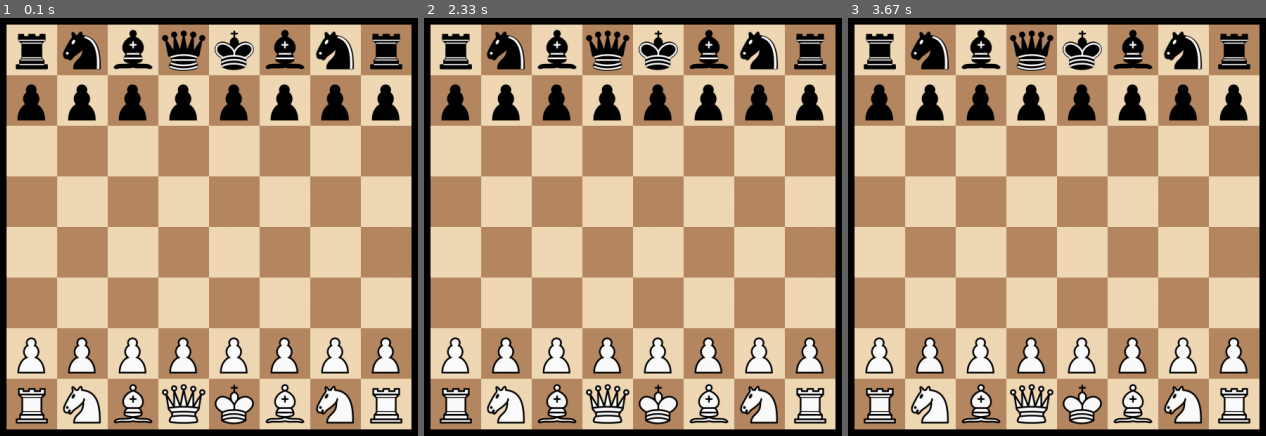
Above: before the commit, frames 1-3 (left to right).
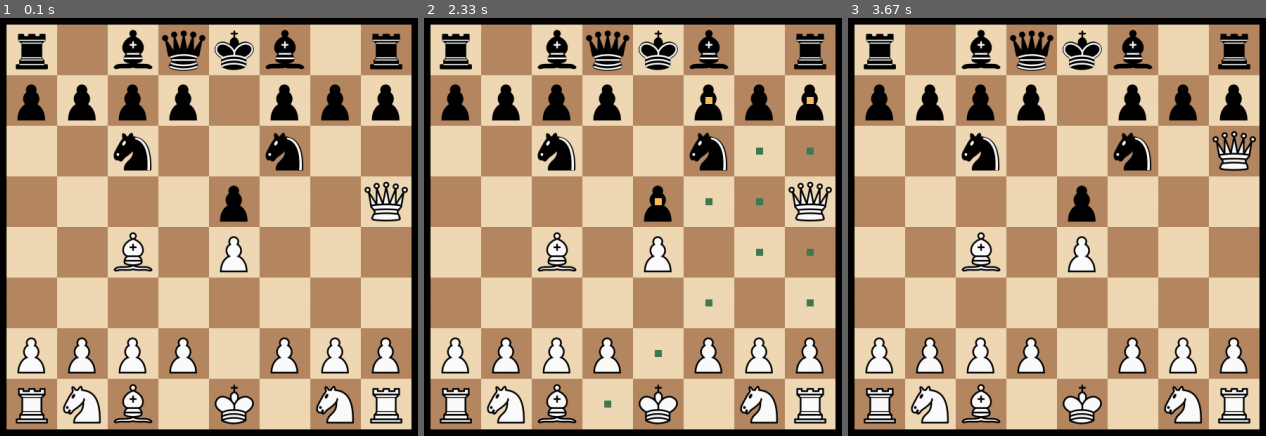
Above: after the commit, the same moments.

Repository: Times0/ChessGame
Game: pygame game, started from main.py
The game is run twice, just before and just after one commit, with the same random seed, the same clock (stepped at 60 frames per second) and the same inputs.
Inputs (mouse positions are in pixels of both pictures, inside the frame that each line leads up to):
- Up to frame 1 (0.1 s): no input
- Up to frame 2 (2.33 s): press the mouse at (737, 272) at 0.87 s; move the mouse to (566, 155) at 0.97 s; release the mouse at (outside the picture) at 1.1 s; click (816, 189) at 2.22 s
- Up to frame 3 (3.67 s): click (1245, 139) at 2.55 s

The runs differ from the first frame. In frame 1, 6.1% of the frame differs, in the area x 15-98%, y 3-98%; in frame 2, 6.5%; in frame 3, 6.1%.

Commit message:
Fusion de pieces.py et Logic.py, pour résoudre les problèmes d'import Echec et mat c'est bon wola Echec aussi Il reste à modifier les cases attaquées des pièces autre que le pion

Diff:
--- a/Board.py
+++ b/Board.py
@@ -1,6 +1,5 @@
 from constants import *
 import pygame
-from pieces import *
 
 
 class Board:
@@ -52,7 +51,7 @@
     def pos_from_coord(self, i, j):
         return self.x + j * self.case_size, self.y + i * self.case_size
 
-    def piece_at_coord(self, i, j) -> Piece or None:
+    def piece_at_coord(self, i, j):
         return self.board_to_output[i][j]
 
     def isNotempty(self, i, j):
--- a/Logic.py
+++ b/Logic.py
@@ -1,6 +1,10 @@
 # toute la partie back, juste la logique
-from pieces import *
+import itertools
+
 import numpy as np
+from fonctions import *
+from constants import *
+from itertools import product
 
 
 class Logic:
@@ -11,6 +15,8 @@
         self.turn = "white"
         # variables pour les privilèges de roquer
         self.q, self.Q, self.k, self.K = 1, 1, 1, 1
+        # ["game_on","blackismated", "whiteismated", "draw"]
+        self.state = "game_on"
 
     def load_fen(self, fen):
         new_board = [[None for _ in range(8)] for _ in range(8)]
@@ -38,16 +44,13 @@
         i, j = 0, 0
         while i < 8:
             while j < 8:
-                print(i, j)
-                print(returnfen)
                 # si on a un espace
                 if not self.piece_at(i, j):
                     c = 0
-                    while j < 8 and self.piece_at(i, j) is None :
+                    while j < 8 and self.piece_at(i, j) is None:
                         c += 1
                         j += 1
                     returnfen += str(c)
-
                 else:
                     returnfen += self.piece_at(i, j).abreviation
                     j += 1
@@ -55,6 +58,7 @@
             i += 1
             j = 0
         # propriétés de l'échequier :
+        return returnfen
 
     def piece_at(self, i, j):
         return self.board[i][j]
@@ -68,6 +72,15 @@
                     L.extend(piece.attacking_squares(self))
         return list(set(L))
 
+    def legal_moves(self, color):
+        returnlist = []
+        for i in range(8):
+            for j in range(8):
+                piece = self.piece_at(i, j)
+                if piece and piece.color == color:
+                    returnlist.append(piece.legal_moves(self))
+        return returnlist
+
     def king_coord(self, color):
         king_i, king_j = 0, 0
         for i in range(8):
@@ -78,9 +91,18 @@
 
     def isKingincheck(self, color):
         i, j = self.king_coord(color)
-        print(i, j)
-        print(self.cases_attacked_by(("white" if color == "black" else "black")))
         return (i, j) in self.cases_attacked_by(("white" if color == "black" else "black"))
+
+    def king(self, color):
+        i, j = self.king_coord(color)
+        return self.board[i][j]
+
+    def game_state(self):
+        """ possible states : ["blackismated","whiteismated","draw"]"""
+        for color in ["white", "black"]:
+            l = list(itertools.chain(*self.legal_moves(color)))
+            if self.isKingincheck(color) and l == []:
+                self.state = color + "ismated"
 
     def move(self, i: int, j: int, dest_i, dest_j) -> None:
         """
@@ -114,3 +136,198 @@
                     returnboard[i][j] = self.board[i][j].abreviation
 
         return str(np.matrix(returnboard))
+
+
+class Piece:
+    def __init__(self, color, i, j):
+        self.never_moved = True
+        self.color = color
+        self.i = i
+        self.j = j
+        self.abreviation = None
+
+    def set_abreviation(self, name):
+        inv_map = {v: k for k, v in dico.items()}
+        abreviation = inv_map[name]
+        if self.color == "white":
+            abreviation = abreviation.upper()
+        self.abreviation = abreviation
+
+    def almost_legal_moves(self, board):
+        """Cette fonction est overriden pour chacune des pièces, elle renvoie les moves possible pour une pièce
+        en prenant en compte les autres pièces de l'échequier mais sans prendre en compte les échecs au roi"""
+        pass
+
+    def legal_moves(self, board):
+        """Retourne tous les moves légaux dans une position pour une piece"""
+        returnlist = []
+        if self.color != board.turn:
+            return []
+        for move in self.almost_legal_moves(board):
+            virtual = Logic(board.get_fen())
+            virtual.move(self.i, self.j, *move)
+            if not virtual.isKingincheck(self.color):
+                returnlist.append(move)
+
+        return returnlist
+
+    def attacking_squares(self, board):
+        return self.almost_legal_moves(board)
+
+    def moved(self, dest_i, dest_j):
+        self.i, self.j = dest_i, dest_j
+        self.never_moved = False
+
+
+class Pawn(Piece):
+    def __init__(self, color, i, j):
+        super().__init__(color, i, j)
+        self.set_abreviation(self.__class__)
+
+        self.image = globals()[f"{self.abreviation}_image"]
+        self.direction = -1 if self.color == 'white' else +1
+
+    def almost_legal_moves(self, board):
+        piece_at = board.piece_at
+        i, j = self.i, self.j
+        dir = self.direction
+        returnlist = []
+
+        # move devant
+        i1 = i + dir  # case devant le pion (relativement)
+        if isInbounds(i1, j) and not piece_at(i1, j):
+            returnlist.append((i1, j))
+            if self.never_moved:
+                i2 = i1 + dir  # deux cases devant le pion
+                if not piece_at(i2, j):
+                    returnlist.append((i2, j))
+
+        # captures
+        for j in [j - 1, j + 1]:
+            if isInbounds(i1, j) and piece_at(i1, j) and piece_at(i1, j).color != self.color:
+                returnlist.append((i1, j))
+        return returnlist
+
+    def attacking_squares(self, board):
+        piece_at = board.piece_at
+        i, j = self.i, self.j
+        dir = self.direction
+        i1 = i + dir
+        returnlist = []
+        # attacked squares
+        for j in [j - 1, j + 1]:
+            if isInbounds(i1, j) and (not piece_at(i1, j) or piece_at(i1, j).color != self.color):
+                returnlist.append((i1, j))
+        return returnlist
+
+
+class Bishop(Piece):
+    def __init__(self, color, i, j):
+        super().__init__(color, i, j)
+        self.set_abreviation(self.__class__)
+        self.image = globals()[f"{self.abreviation}_image"]
+
+    def almost_legal_moves(self, board):
+        piece_at = board.piece_at
+        returnlist = []
+        i, j = self.i, self.j
+        for a, b in [[1, 1], [-1, 1], [1, -1],
+                     [-1, -1]]:  # toutes les permutations de S2 , (ici écrire une liste avec for était bien plus long)
+            for n in range(1, 8 + 1):  # on ne teste pas la case sur laquelle il y a déjà notre pièce
+                i1, j1 = i + a * n, j + b * n
+
+                if isInbounds(i1, j1):
+                    if (not piece_at(i1, j1)) or piece_at(i1, j1).color != self.color:
+                        # déplacement autorisé  ou capture
+                        returnlist.append((i1, j1))
+                    if piece_at(i1, j1):
+                        break  # c'est cette ligne qui traduit la rupture de la 'ligne' si une pièce y est présente
+        return returnlist
+
+
+class Rook(Piece):
+    def __init__(self, color, i, j):
+        super().__init__(color, i, j)
+        self.set_abreviation(self.__class__)
+        self.image = globals()[f"{self.abreviation}_image"]
+
+    def almost_legal_moves(self, board):
+        piece_at = board.piece_at
+        returnlist = []
+        i, j = self.i, self.j
+        for a, b in [[1, 0], [-1, 0], [0, -1], [0, 1]]:
+            for n in range(1, 8 + 1):  # on ne teste pas la case sur laquelle il y a déjà notre pièce
+                i1, j1 = i + a * n, j + b * n
+                if isInbounds(i1, j1):
+                    if (not piece_at(i1, j1)) or piece_at(i1,
+                                                          j1).color != self.color:  # déplacement autorisé  ou capture
+                        returnlist.append((i1, j1))
+                    if piece_at(i1, j1):
+                        break  # rupture de la 'ligne' si une pièce y est présente
+        return returnlist
+
+
+class Knight(Piece):
+    def __init__(self, color, i, j):
+        super().__init__(color, i, j)
+        self.set_abreviation(self.__class__)
+        self.image = globals()[f"{self.abreviation}_image"]
+
+    def almost_legal_moves(self, board):
+        piece_at = board.piece_at
+        i, j = self.i, self.j
+        moves = list(product([i - 1, i + 1], [j - 2, j + 2])) + list(product([i - 2, i + 2], [j - 1, j + 1]))
+        return [move for move in moves if
+                isInbounds(*move) and (not piece_at(*move) or piece_at(*move).color != self.color)]
+
+
+class Queen(Piece):
+    def __init__(self, color, i, j):
+        super().__init__(color, i, j)
+        self.set_abreviation(self.__class__)
+        self.image = globals()[f"{self.abreviation}_image"]
+
+    def almost_legal_moves(self, board):
+        piece_at = board.piece_at
+        returnlist = []
+        i, j = self.i, self.j
+        for a, b in [[1, 0], [-1, 0], [0, -1], [0, 1], [1, 1], [-1, 1], [1, -1], [-1, -1]]:
+            for n in range(1, 8 + 1):  # on ne teste pas la case sur laquelle il y a déjà notre pièce
+                i1, j1 = i + a * n, j + b * n
+                if isInbounds(i1, j1):
+                    if (not piece_at(i1, j1)) or piece_at(i1,
+                                                          j1).color != self.color:  # déplacement autorisé  ou capture
+                        returnlist.append((i1, j1))
+                    if piece_at(i1, j1):
+                        break  # rupture de la 'ligne' si une pièce y est présente
+        return returnlist
+
+
+class King(Piece):
+    def __init__(self, color, i, j):
+        super().__init__(color, i, j)
+        self.set_abreviation(self.__class__)
+        self.image = globals()[f"{self.abreviation}_image"]
+
+    def almost_legal_moves(self, board):
+        piece_at = board.piece_at
+        returnlist = []
+
+        i, j = self.i, self.j
+        for a, b in [[-1, -1], [-1, 1], [-1, 0], [1, -1], [1, 1], [1, 0], [0, 1], [0, -1]]:
+            i1, j1 = i + a, j + b
+            if isInbounds(i1, j1) and (not piece_at(i1, j1) or piece_at(i1, j1).color != self.color):
+                returnlist.append((i1, j1))
+        return returnlist
+
+
+dico = {"p": Pawn, "r": Rook, "b": Bishop, "n": Knight, "q": Queen, "k": King}
+
+
+def piece_from_abreviation(abreviation, i, j):
+    if abreviation.lower() == abreviation:
+        color = "black"
+    else:
+        color = "white"
+
+    return dico[abreviation.lower()](color, i, j)
--- a/constants.py
+++ b/constants.py
@@ -41,3 +41,4 @@
 STARTINGPOSFEN = "rnbqkbnr/pppppppp/8/8/8/8/PPPPPPPP/RNBQKBNR w KQkq - 0 1"
 fen1 = "rnbqkbnr/ppp1pppp/8/3p4/4P3/8/PPPP1PPP/RNBQKBNR w KQkq - 0 2"
 fencheck = "rnbqkbnr/pppppppp/5K2/8/8/8/PPPPPPPP/RNBQ1BNR w kq - 0 1"
+fenmate = "r1bqkb1r/pppp1ppp/2n2n2/4p2Q/2B1P3/8/PPPP1PPP/RNB1K1NR w KQkq - 0 1"
--- a/game.py
+++ b/game.py
@@ -38,7 +38,8 @@
                         self.board.update(self.logic)
                         self.board.legal_moves_to_output = []
                         self.board.clicked_piece_coord = None
-                        self.board.legal_moves_to_output = []
+                        self.logic.game_state()
+                        print(self.logic.state)
 
                     # si on clique sur une pièce
                     elif self.board.isNotempty(*self.board.coord_from_pos(*event.pos)):
@@ -61,6 +62,8 @@
                         self.board.set_to_not_gone()
                         self.board.update(self.logic)
                         self.board.legal_moves_to_output = []
+                        self.logic.game_state()
+                        print(self.logic.state)
                     else:
                         self.board.set_to_not_gone()
                     self.board.state = "idle"
--- a/main.py
+++ b/main.py
@@ -4,5 +4,5 @@
 if __name__ == "__main__":
     pygame.init()
     win = pygame.display.set_mode((WIDTH, HEIGHT), pygame.RESIZABLE, pygame.FULLSCREEN)
-    game = Game(win, STARTINGPOSFEN)
+    game = Game(win, fenmate)
     game.run()
--- a/pieces.py
+++ /dev/null
@@ -1,201 +0,0 @@
-from itertools import product
-from constants import *
-from fonctions import *
-
-
-def piece_from_abreviation(abreviation, i, j):
-    if abreviation.lower() == abreviation:
-        color = "black"
-    else:
-        color = "white"
-
-    return dico[abreviation.lower()](color, i, j)
-
-
-class Piece:
-    def __init__(self, color, i, j):
-        self.never_moved = True
-        self.color = color
-        self.i = i
-        self.j = j
-        self.abreviation = None
-
-    def set_abreviation(self, name):
-        inv_map = {v: k for k, v in dico.items()}
-        abreviation = inv_map[name]
-        if self.color == "white":
-            abreviation = abreviation.upper()
-        self.abreviation = abreviation
-
-    def almost_legal_moves(self, board):
-        """Cette fonction est overriden pour chacune des pièces, elle renvoie les moves possible pour une pièce
-        en prenant en compte les autres pièces de l'échequier mais sans prendre en compte les échecs au roi"""
-        pass
-
-    def legal_moves(self, board):
-        """Retourne tous les moves légaux dans une position pour une piece"""
-        returnlist = []
-        if self.color != board.turn:
-            return []
-        # virtboard = Logic()
-        # for move in self.almost_legal_moves(board):
-        #    # on joue le move sur le virt board
-        #    virtboard.move(self.i, self.j, *move)
-        #    if not virtboard.isKingincheck(self.color):
-        #        returnlist.append(move)
-        #
-        # print(returnlist)
-        return self.almost_legal_moves(board)
-
-    def attacking_squares(self, board):
-        return self.almost_legal_moves(board)
-
-    def moved(self, dest_i, dest_j):
-        self.i, self.j = dest_i, dest_j
-        self.never_moved = False
-
-
-class Pawn(Piece):
-    def __init__(self, color, i, j):
-        super().__init__(color, i, j)
-        self.set_abreviation(self.__class__)
-
-        self.image = globals()[f"{self.abreviation}_image"]
-        self.direction = -1 if self.color == 'white' else +1
-
-    def almost_legal_moves(self, board):
-        piece_at = board.piece_at
-        i, j = self.i, self.j
-        dir = self.direction
-        returnlist = []
-
-        # move devant
-        i1 = i + dir  # case devant le pion (relativement)
-        if isInbounds(i1, j) and not piece_at(i1, j):
-            returnlist.append((i1, j))
-            if self.never_moved:
-                i2 = i1 + dir  # deux cases devant le pion
-                if not piece_at(i2, j):
-                    returnlist.append((i2, j))
-
-        # captures
-        for j in [j - 1, j + 1]:
-            if isInbounds(i1, j) and piece_at(i1, j) and piece_at(i1, j).color != self.color:
-                returnlist.append((i1, j))
-        return returnlist
-
-    def attacking_squares(self, board):
-        piece_at = board.piece_at
-        i, j = self.i, self.j
-        dir = self.direction
-        i1 = i + dir
-        returnlist = []
-        # attacked squares
-        for j in [j - 1, j + 1]:
-            if isInbounds(i1, j) and (not piece_at(i1, j) or piece_at(i1, j).color != self.color):
-                returnlist.append((i1, j))
-        return returnlist
-
-
-class Bishop(Piece):
-    def __init__(self, color, i, j):
-        super().__init__(color, i, j)
-        self.set_abreviation(self.__class__)
-        self.image = globals()[f"{self.abreviation}_image"]
-
-    def almost_legal_moves(self, board):
-        piece_at = board.piece_at
-        returnlist = []
-        i, j = self.i, self.j
-        for a, b in [[1, 1], [-1, 1], [1, -1],
-                     [-1, -1]]:  # toutes les permutations de S2 , (ici écrire une liste avec for était bien plus long)
-            for n in range(1, 8 + 1):  # on ne teste pas la case sur laquelle il y a déjà notre pièce
-                i1, j1 = i + a * n, j + b * n
-
-                if isInbounds(i1, j1):
-                    if (not piece_at(i1, j1)) or piece_at(i1, j1).color != self.color:
-                        # déplacement autorisé  ou capture
-                        returnlist.append((i1, j1))
-                    if piece_at(i1, j1):
-                        break  # c'est cette ligne qui traduit la rupture de la 'ligne' si une pièce y est présente
-        return returnlist
-
-
-class Rook(Piece):
-    def __init__(self, color, i, j):
-        super().__init__(color, i, j)
-        self.set_abreviation(self.__class__)
-        self.image = globals()[f"{self.abreviation}_image"]
-
-    def almost_legal_moves(self, board):
-        piece_at = board.piece_at
-        returnlist = []
-        i, j = self.i, self.j
-        for a, b in [[1, 0], [-1, 0], [0, -1], [0, 1]]:
-            for n in range(1, 8 + 1):  # on ne teste pas la case sur laquelle il y a déjà notre pièce
-                i1, j1 = i + a * n, j + b * n
-                if isInbounds(i1, j1):
-                    if (not piece_at(i1, j1)) or piece_at(i1,
-                                                          j1).color != self.color:  # déplacement autorisé  ou capture
-                        returnlist.append((i1, j1))
-                    if piece_at(i1, j1):
-                        break  # rupture de la 'ligne' si une pièce y est présente
-        return returnlist
-
-
-class Knight(Piece):
-    def __init__(self, color, i, j):
-        super().__init__(color, i, j)
-        self.set_abreviation(self.__class__)
-        self.image = globals()[f"{self.abreviation}_image"]
-
-    def almost_legal_moves(self, board):
-        piece_at = board.piece_at
-        i, j = self.i, self.j
-        moves = list(product([i - 1, i + 1], [j - 2, j + 2])) + list(product([i - 2, i + 2], [j - 1, j + 1]))
-        return [move for move in moves if
-                isInbounds(*move) and (not piece_at(*move) or piece_at(*move).color != self.color)]
-
-
-class Queen(Piece):
-    def __init__(self, color, i, j):
-        super().__init__(color, i, j)
-        self.set_abreviation(self.__class__)
-        self.image = globals()[f"{self.abreviation}_image"]
-
-    def almost_legal_moves(self, board):
-        piece_at = board.piece_at
-        returnlist = []
-        i, j = self.i, self.j
-        for a, b in [[1, 0], [-1, 0], [0, -1], [0, 1], [1, 1], [-1, 1], [1, -1], [-1, -1]]:
-            for n in range(1, 8 + 1):  # on ne teste pas la case sur laquelle il y a déjà notre pièce
-                i1, j1 = i + a * n, j + b * n
-                if isInbounds(i1, j1):
-                    if (not piece_at(i1, j1)) or piece_at(i1,
-                                                          j1).color != self.color:  # déplacement autorisé  ou capture
-                        returnlist.append((i1, j1))
-                    if piece_at(i1, j1):
-                        break  # rupture de la 'ligne' si une pièce y est présente
-        return returnlist
-
-
-class King(Piece):
-    def __init__(self, color, i, j):
-        super().__init__(color, i, j)
-        self.set_abreviation(self.__class__)
-        self.image = globals()[f"{self.abreviation}_image"]
-
-    def almost_legal_moves(self, board):
-        piece_at = board.piece_at
-        returnlist = []
-
-        i, j = self.i, self.j
-        for a, b in [[-1, -1], [-1, 1], [-1, 0], [1, -1], [1, 1], [1, 0], [0, 1], [0, -1]]:
-            i1, j1 = i + a, j + b
-            if isInbounds(i1, j1) and (not piece_at(i1, j1) or piece_at(i1, j1).color != self.color):
-                returnlist.append((i1, j1))
-        return returnlist
-
-
-dico = {"p": Pawn, "r": Rook, "b": Bishop, "n": Knight, "q": Queen, "k": King}
-a = list(product([-1, 1], [-1, 1])) + list(product([1, 0], [-1, 1]))
